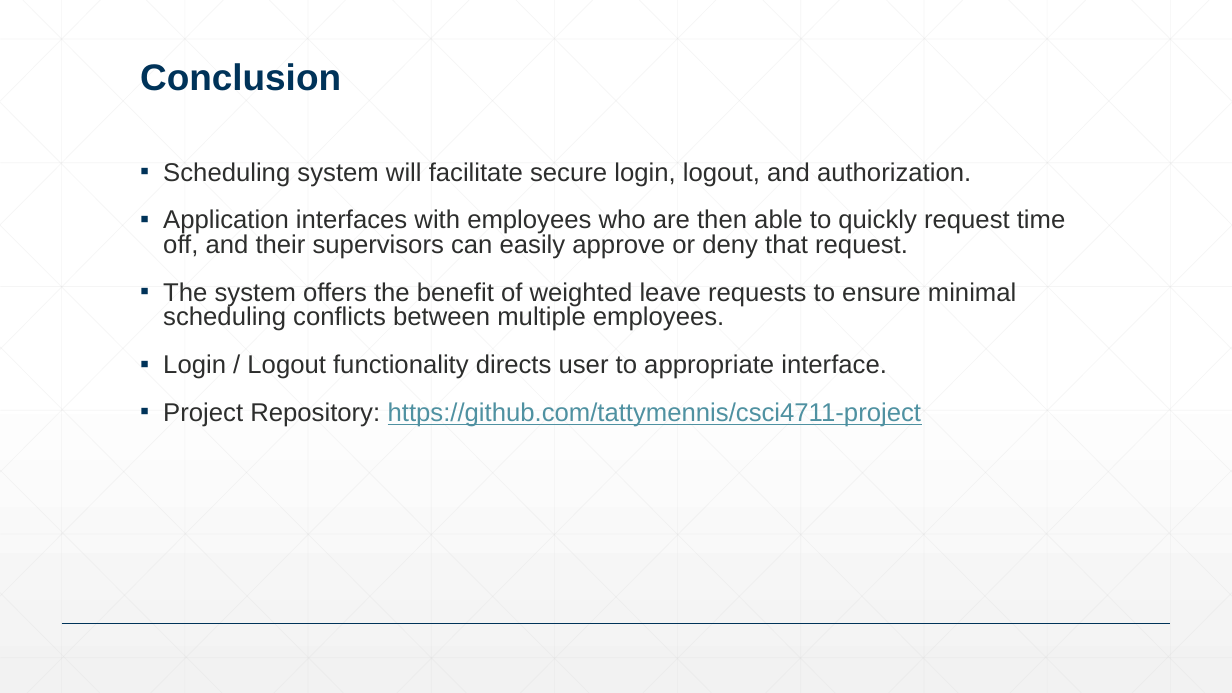
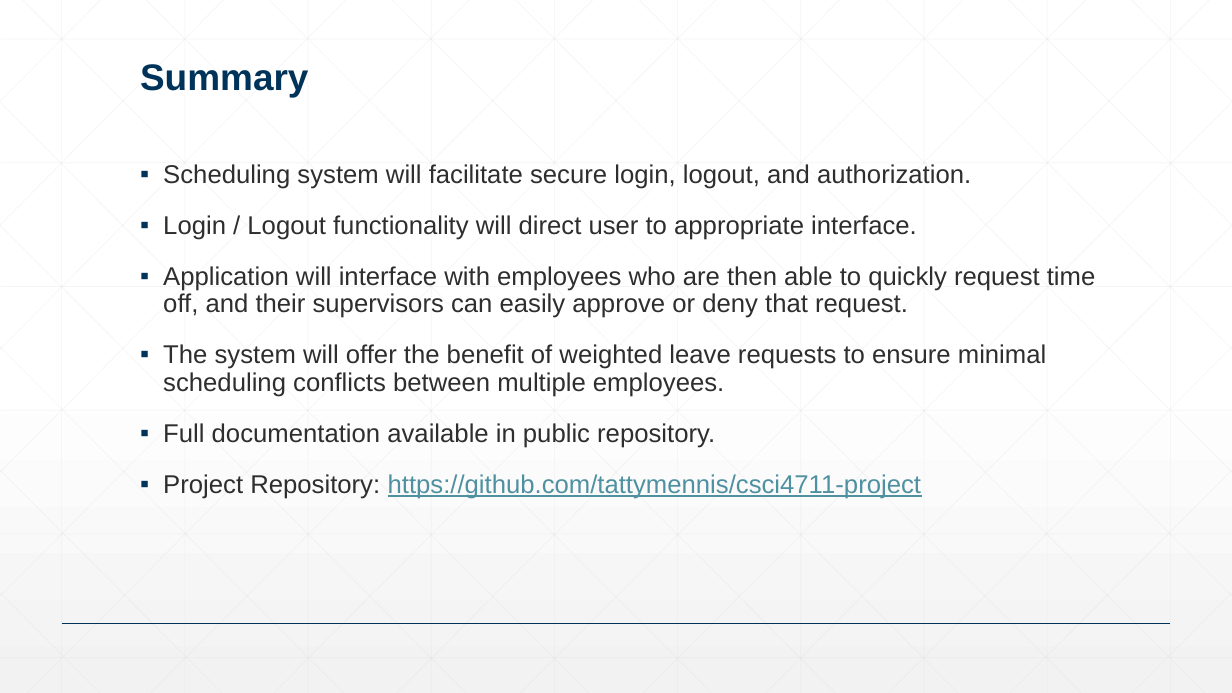
Before and after one commit to tattymennis/csci-4711-project, a slide deck: slide 5 of presentations/presentation-final.pptx. Drawn at 1232x693 pixels with LibreOffice and Linux fonts; fonts in the diff are those of the drawing. Boxes give left, top, right and bottom in pixels: in the first picture for what was removed or moved away, otherwise in the second. Text is boxed around its words. In the diff, an @@ line names an element or a change of style, - is before the commit and + after.

```diff
--- a/presentations/presentation-final.pptx
+++ b/presentations/presentation-final.pptx
@@ title at [140,64,308,97]: text changed @@
-Conclusion
+Summary
@@ text at [163,164,971,499]: line spacing 0.8 to 0.9 @@
@@ text at [163,215,1096,448]: text changed @@
-▪ Application interfaces with employees who are then able to quickly request time off, and their supervisors can easily approve or deny that request.
-▪ The system offers the benefit of weighted leave requests to ensure minimal scheduling conflicts between multiple employees.
-▪ Login / Logout functionality directs user to appropriate interface.
+▪ Login / Logout functionality will direct user to appropriate interface.
+▪ Application will interface with employees who are then able to quickly request time off, and their supervisors can easily approve or deny that request.
+▪ The system will offer the benefit of weighted leave requests to ensure minimal scheduling conflicts between multiple employees.
+▪ Full documentation available in public repository.
```
Also in this commit, not shown: 1 other file.
